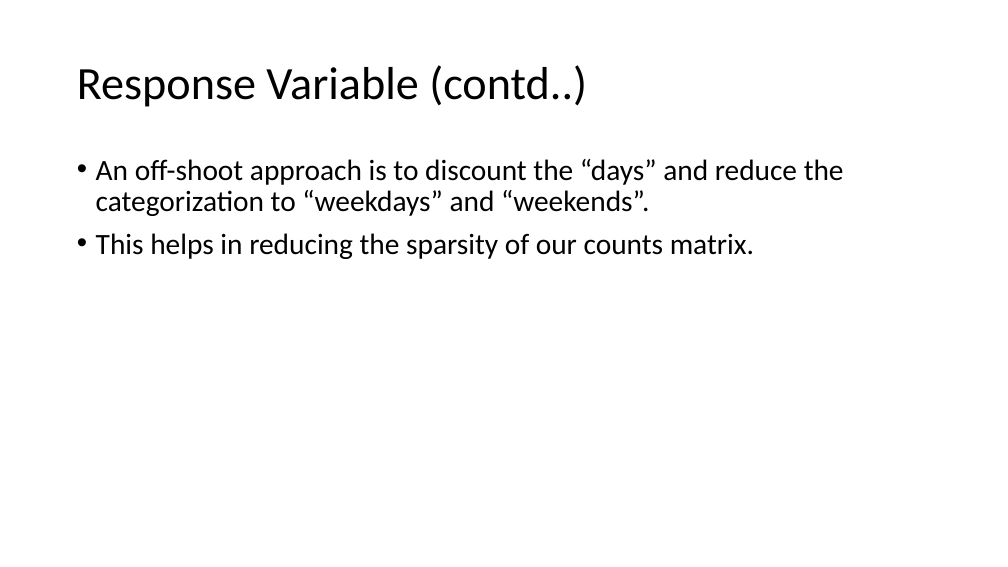
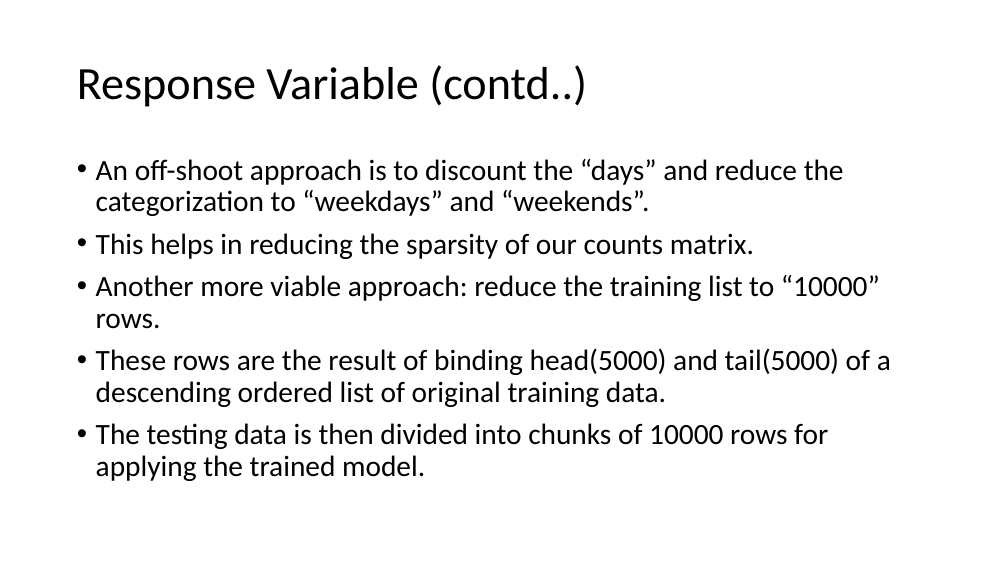
Before and after one commit to ayumib04/PittBikeShare, a slide deck: slide 10 of Ignite_ppt.pptx. Drawn at 1008x567 pixels with LibreOffice and Linux fonts; fonts in the diff are those of the drawing. Boxes give left, top, right and bottom in pixels: in the first picture for what was removed or moved away, otherwise in the second. Text is boxed around its words. In the diff, an @@ line names an element or a change of style, - is before the commit and + after.

Commit message:
new ignite_ppt with models included

```diff
--- a/Ignite_ppt.pptx
+++ b/Ignite_ppt.pptx
@@ text at <box>96,275,891,481</box>: paragraphs added @@
+• Another more viable approach: reduce the training list to “10000” rows.
+• These rows are the result of binding head(5000) and tail(5000) of a descending ordered list of original training data.
+• The testing data is then divided into chunks of 10000 rows for applying the trained model.
```
Also in this commit, not shown: 1 other slide changed, 4 slides added.
